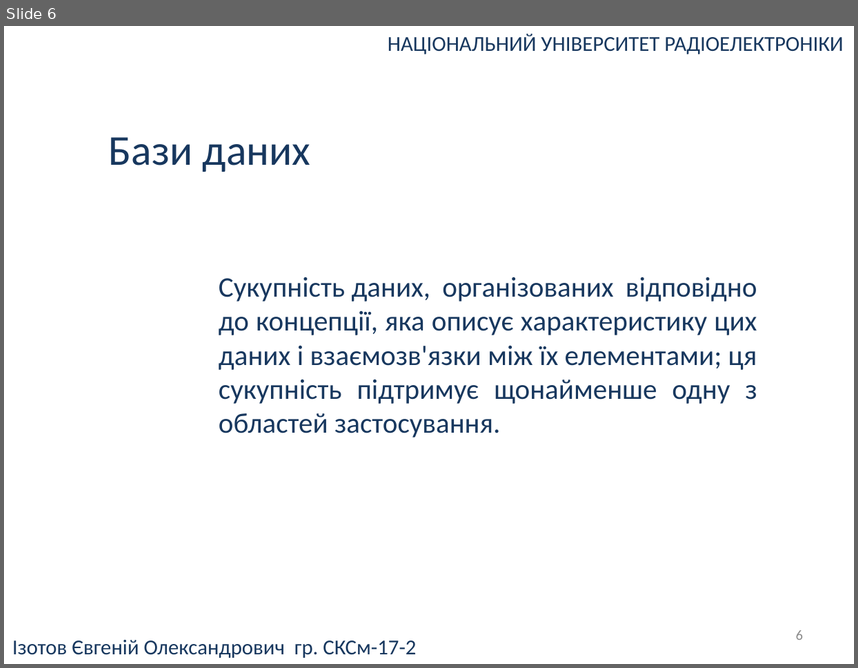
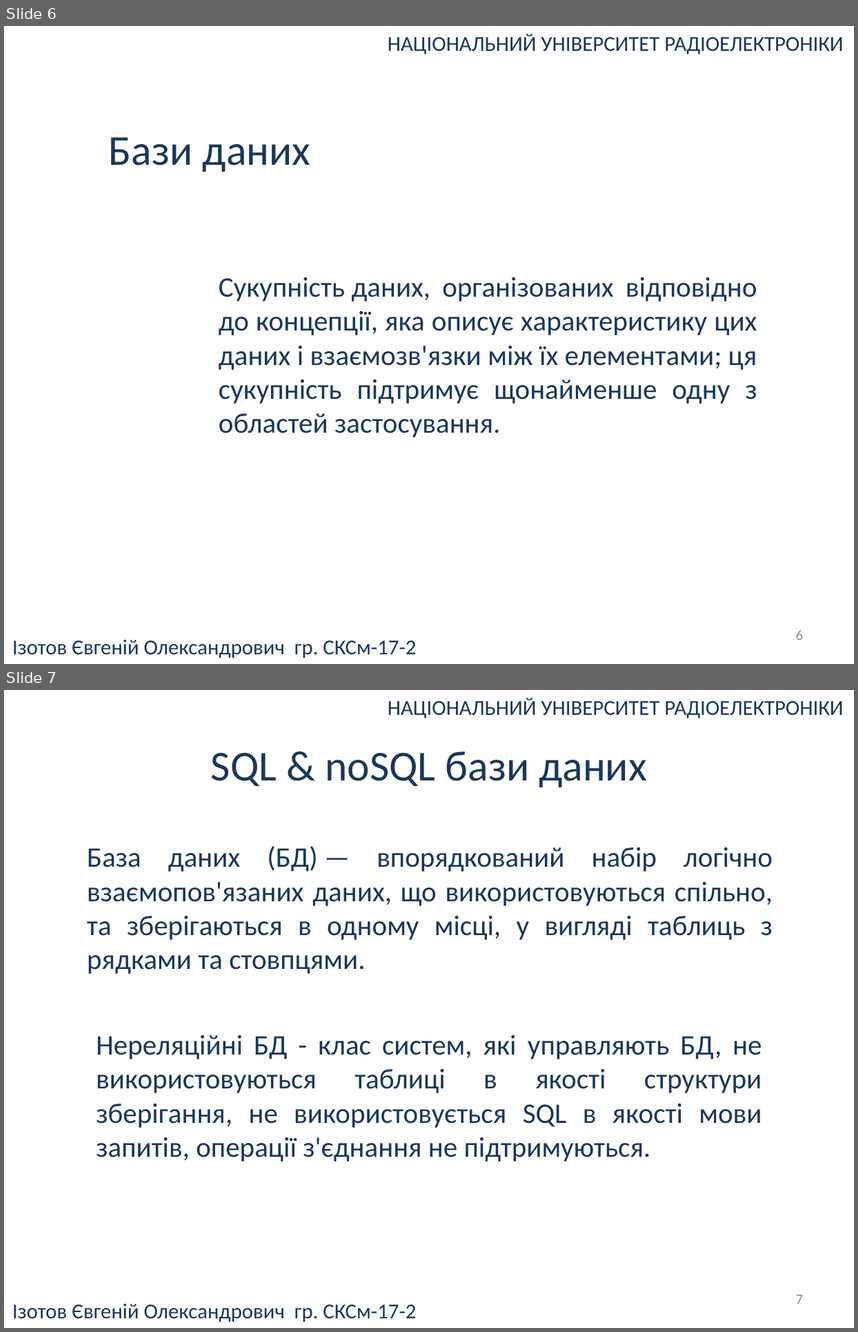
Before and after one commit to UdgineIzotov/diplom-doc, a slide deck: root/Презентация.pptx. Shown one above the other, each under a label of ours: slide 6 before the commit, slides 6 and 7 after it. The pictures are 858x668 and 858x1332 pixels, drawn with LibreOffice and Linux fonts; fonts in the diff are those of the drawing. Boxes give left, top, right and bottom in pixels: in the first picture for what was removed or moved away, otherwise in the second. Text is boxed around its words. In the diff, an @@ line names an element or a change of style, - is before the commit and + after.

```diff
--- a/root/Презентация.pptx
+++ b/root/Презентация.pptx
@@ slide 7 added at (x1=4, y1=690, x2=854, y2=1328), background #FFFFFF @@
@@ text added at (x1=388, y1=698, x2=843, y2=718), 18 pt, text #17375E @@
+НАЦІОНАЛЬНИЙ УНІВЕРСИТЕТ РАДІОЕЛЕКТРОНІКИ
@@ text added at (x1=211, y1=751, x2=647, y2=787), 36 pt, text #17375E @@
+SQL & noSQL бази даних
@@ text added at (x1=87, y1=846, x2=773, y2=974), 24 pt, text #17375E @@
+База даних (БД) — впорядкований набір логічно взаємопов'язаних даних, що використовуються спільно, та зберігаються в одному місці, у вигляді таблиць з рядками та стовпцями.
@@ text added at (x1=96, y1=1034, x2=762, y2=1161), 24 pt, text #17375E @@
+Нереляційні БД - клас систем, які управляють БД, не використовуються таблиці в якості структури зберігання, не використовується SQL в якості мови запитів, операції з'єднання не підтримуються.
@@ text added at (x1=12, y1=1303, x2=416, y2=1321), 18 pt, text #17375E @@
+Ізотов Євгеній Олександрович гр. СКСм-17-2
@@ page number added at (x1=796, y1=1294, x2=803, y2=1303), 12 pt, text #8C8C8C @@
+7
```
Also in this commit, not shown: 4 slides changed, 6 other slides added, 2 slides removed, 2 other files.
